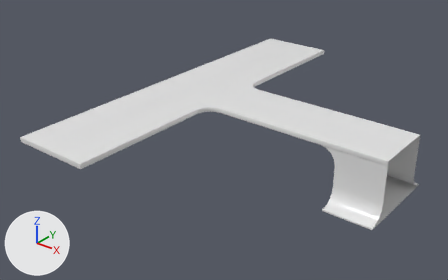
An edit to the FBX model Assets/Art/Meshes/Environent/Bridge/Bridge 1.fbx, drawn before and after from the same camera.
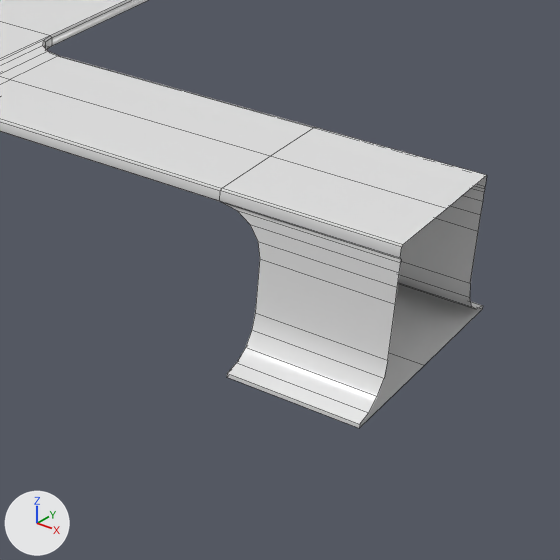
Old and new are each drawn whole from a 50 mm lens placed at (33.9, -58.2, 36.6), pointed at (-9.5, -3.9, 3.0) and again close up on the part from 53% to 100% of the width and 25% to 100% of the height. Arrows for +X, +Y and +Z are at lower left; the lights stay in place. The close-ups show mesh edges as thin lines. Where no turn or scale is listed for an object, it has been applied to the vertices.

The older version as bpy lines, for what is in view:
```python
me_mesh = bpy.data.meshes.new('Mesh')
me_mesh.from_pydata(...)  # 146 vertices, 130 faces; spans x -22.0..12.0, y -24.0..24.0, z -0.2..7.2
me_mesh.materials.append(mat_bridge)  # white #e7e7e7
ob_polysurface1 = bpy.data.objects.new('polySurface1', me_mesh)
ob_polysurface1.location = (0.0, 0.0, 0.0)
```
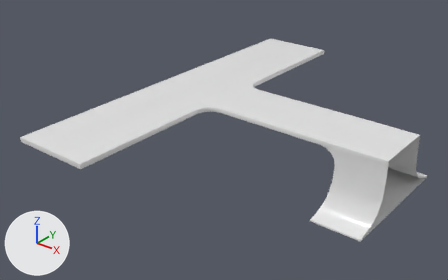
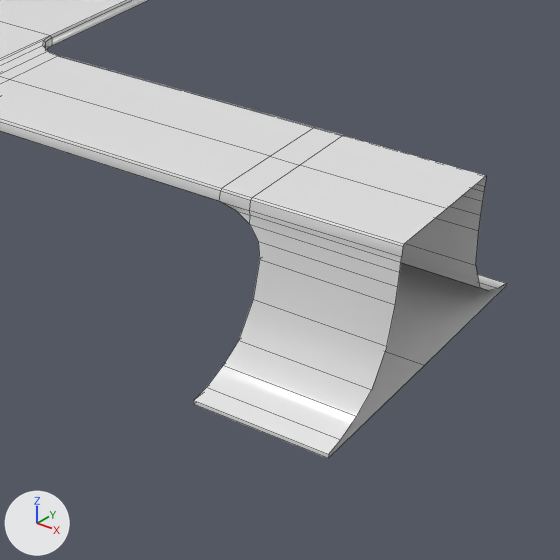
Commit message: fixed da bridge

Where the newer file only moved an object's origin or applied its transform, the numbers keep the older frame.

Location of each change, (x1, y1, x2, y2) in pixels of the close-ups (560 x 560 px):
```json
{"object": "polySurface1", "change": "reshaped", "before": [0, 0, 487, 428], "after": [0, 0, 506, 458]}
{"part": 1, "of": "me_mesh", "change": "built on", "before": [220, 127, 487, 428], "after": [194, 127, 506, 458]}
```

The change, as JSON lines over the scene's bpy script:
```json
{"block": "me_mesh", "where": "# used by ob_polysurface1; location = (0.0, 0.0, 0.0)"}
{"op": "remove", "block": "me_mesh", "code": "me_mesh.from_pydata(...)  # 146 vertices, 130 faces; spans x -22.0..12.0, y -24.0..24.0, z -0.2..7.2"}
{"op": "add", "block": "me_mesh", "code": "me_mesh.from_pydata(...)  # 153 vertices, 140 faces; spans x -22.0..12.0, y -24.0..24.0, z -0.2..7.2"}
{"block": "me_mesh", "change": "me_mesh part 1"}
{"block": "me_mesh", "change": "7 vertices are removed from x 12.0, y -4.1..4.1, z 6.5..7.2"}
{"block": "me_mesh", "change": "12 faces are deleted"}
{"block": "me_mesh", "change": "4 vertices in x 6.0..12.0, y 6.0, z -0.2..0.0 move by (0.0, 2.6, 0.0)"}
{"block": "me_mesh", "change": "4 vertices in x 6.0..12.0, y -6.0, z -0.2..0.0 move by (0.0, -2.6, 0.0)"}
{"block": "me_mesh", "change": "17 vertices move from x 6.0..12.0, y -5.2..5.2, z 0.2..7.1 to x 6.0..12.0, y -7.7..7.7, z 0.2..7.1"}
{"block": "me_mesh", "change": "9 vertices are added at x 5.4..12.0, y -4.1..4.1, z 6.4..7.2"}
{"block": "me_mesh", "change": "5 new vertices lie (1.4, 0.0, 0.0) away from vertices in x 4.0, y -4.1..4.1, z 7.1..7.2"}
{"block": "me_mesh", "change": "22 new faces join them"}
```
